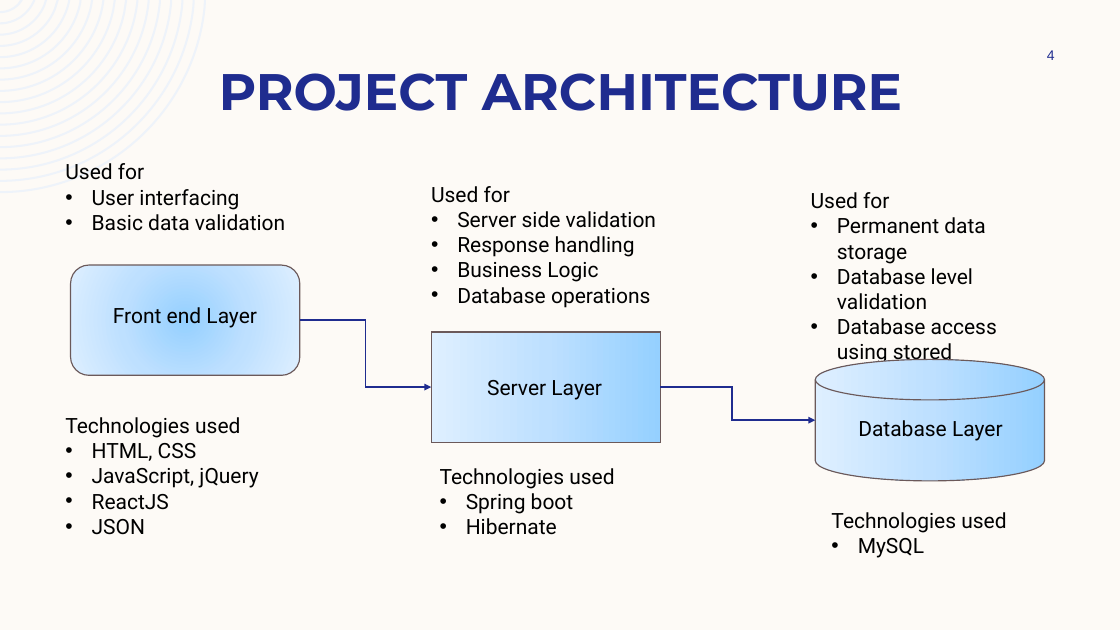
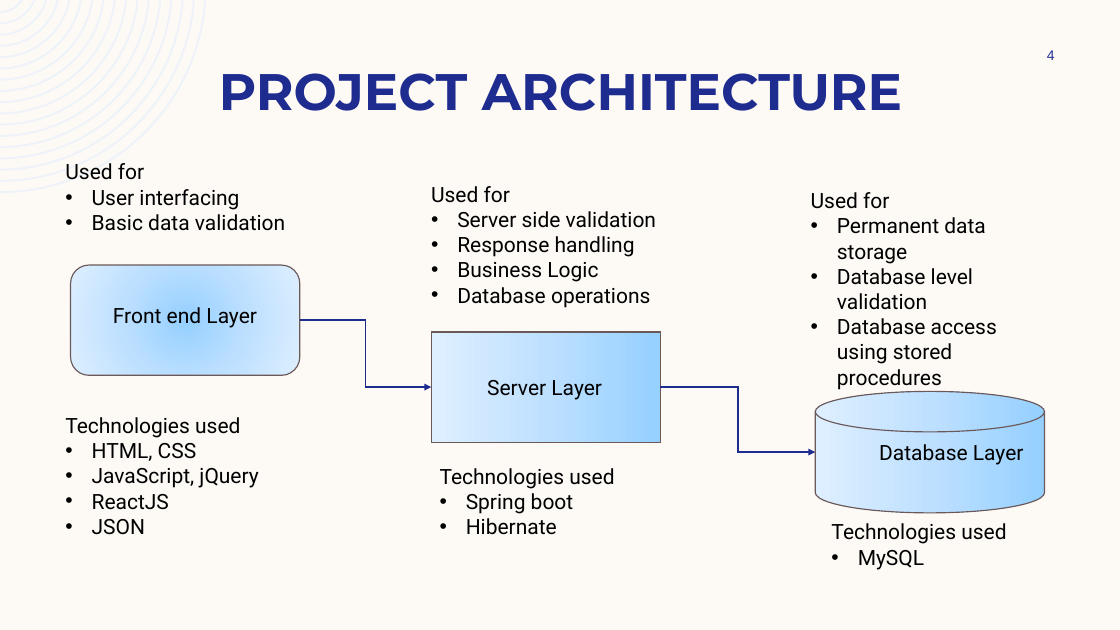
Before and after one commit to Sushil9731/Myproject, a slide deck: slide 4 of document/Learning Managemt System. (2).pptx. Drawn at 1120x630 pixels with LibreOffice and Linux fonts; fonts in the diff are those of the drawing. Boxes give left, top, right and bottom in pixels: in the first picture for what was removed or moved away, otherwise in the second. Text is boxed around its words. In the diff, an @@ line names an element or a change of style, - is before the commit and + after.

```diff
--- a/document/Learning Managemt System. (2).pptx
+++ b/document/Learning Managemt System. (2).pptx
@@ elbow arrow moved from (660, 387) - (816, 420) to (660, 387) - (816, 452) @@
@@ cylinder: place and size @@
-cylinder at box(816, 360, 1045, 481)
+cylinder at box(816, 392, 1045, 513)
@@ text "Database Layer": place and size @@
-text "Database Layer" at box(858, 420, 1003, 441)
+text "Database Layer" at box(879, 444, 1024, 465)
@@ text "Technologies used": place and size @@
-text "Technologies used" at box(831, 512, 1006, 558)
+text "Technologies used" at box(831, 523, 1006, 570)
```
Also in this commit, not shown: 7 other slides changed, 2 slides added.
